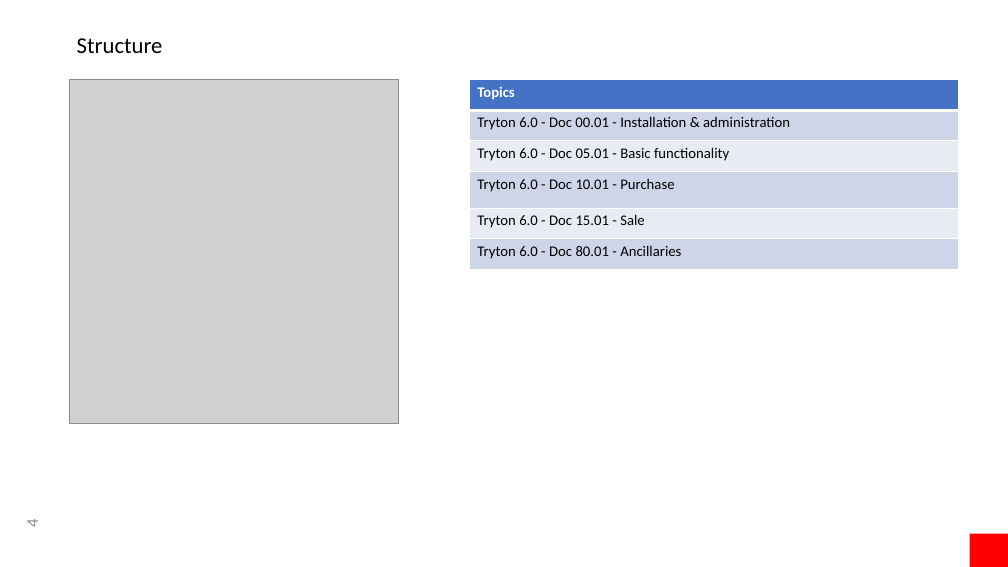
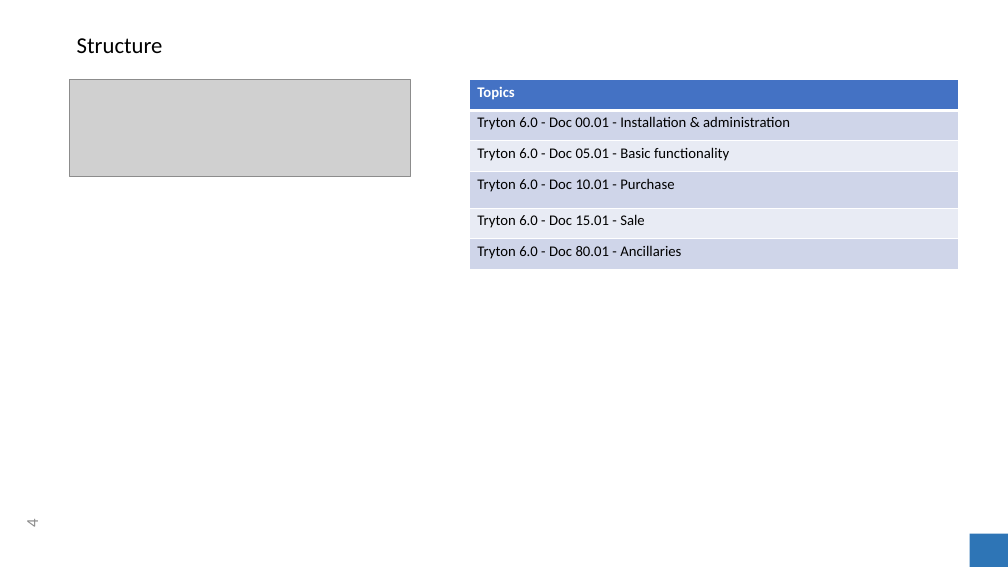
Before and after one commit to clixwise/tryton-by-example, a slide deck: slide 4 of Tryton 6.0 - Doc 00.01 - Installation & administration.pptx. Drawn at 1008x567 pixels with LibreOffice and Linux fonts; fonts in the diff are those of the drawing; grey boxes stand for pictures. Boxes give left, top, right and bottom in pixels: in the first picture for what was removed or moved away, otherwise in the second. Text is boxed around its words. In the diff, an @@ line names an element or a change of style, - is before the commit and + after.

```diff
--- a/Tryton 6.0 - Doc 00.01 - Installation & administration.pptx
+++ b/Tryton 6.0 - Doc 00.01 - Installation & administration.pptx
@@ picture removed at <box>70,79,399,423</box> @@
@@ picture added at <box>70,79,411,176</box> @@
@@ rectangle at <box>970,534,1008,567</box>: fill #FF0000 to #2E75B6 @@
```
Also in this commit, not shown: 6 other slides changed, 1 other file.
